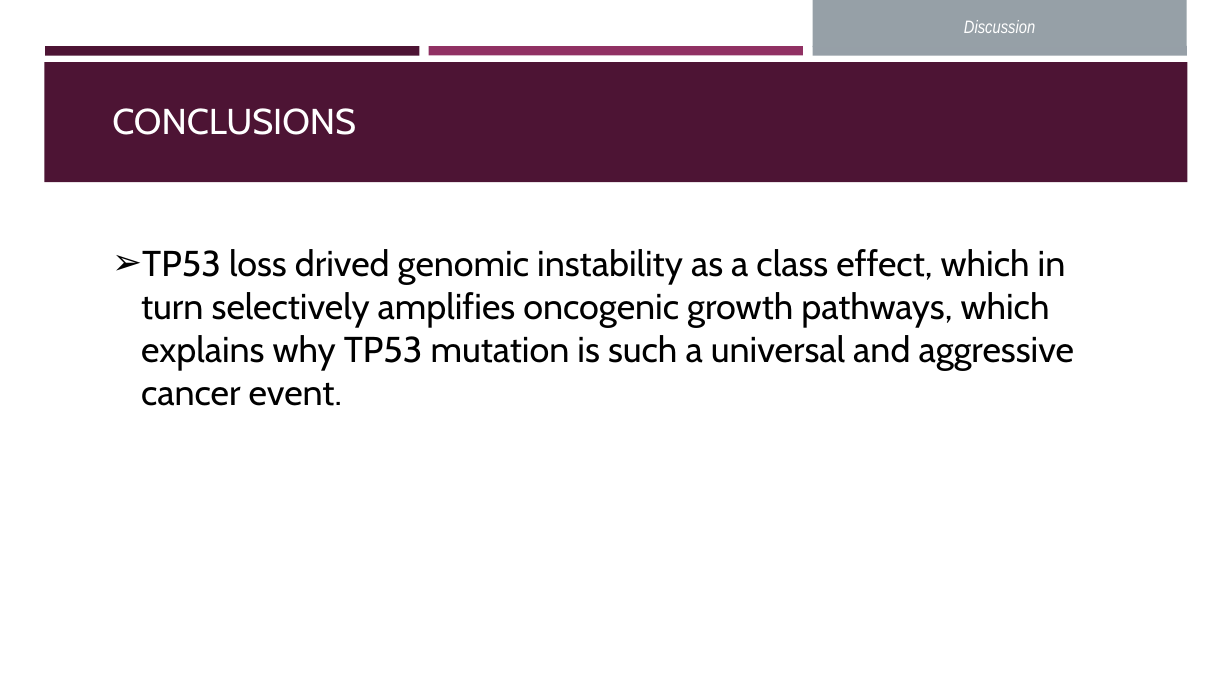
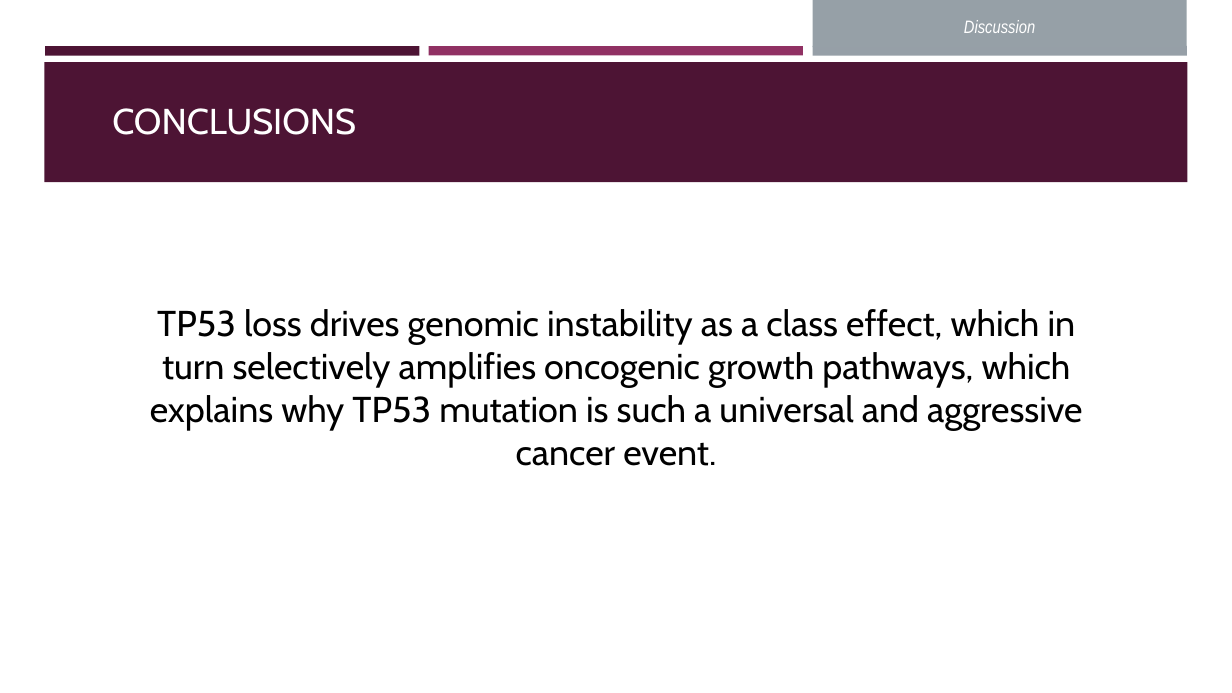
Before and after one commit to OrnitB/cancer_bioinformatics, a slide deck: slide 21 of project/project_background/Final Project Presentation - Ornit - Cancer Bioinfo March 2026.pptx. Drawn at 1232x693 pixels with LibreOffice and Linux fonts; fonts in the diff are those of the drawing. Boxes give left, top, right and bottom in pixels: in the first picture for what was removed or moved away, otherwise in the second. Text is boxed around its words. In the diff, an @@ line names an element or a change of style, - is before the commit and + after.

```diff
--- a/project/project_background/Final Project Presentation - Ornit - Cancer Bioinfo March 2026.pptx
+++ b/project/project_background/Final Project Presentation - Ornit - Cancer Bioinfo March 2026.pptx
@@ text at (150, 309, 1082, 431): text changed @@
-➢ TP53 loss drived genomic instability as a class effect, which in turn selectively amplifies oncogenic growth pathways, which explains why TP53 mutation is such a universal and aggressive cancer event.
+TP53 loss drives genomic instability as a class effect, which in turn selectively amplifies oncogenic growth pathways, which explains why TP53 mutation is such a universal and aggressive cancer event.
```
Also in this commit, not shown: 14 other slides changed, 5 other files.
